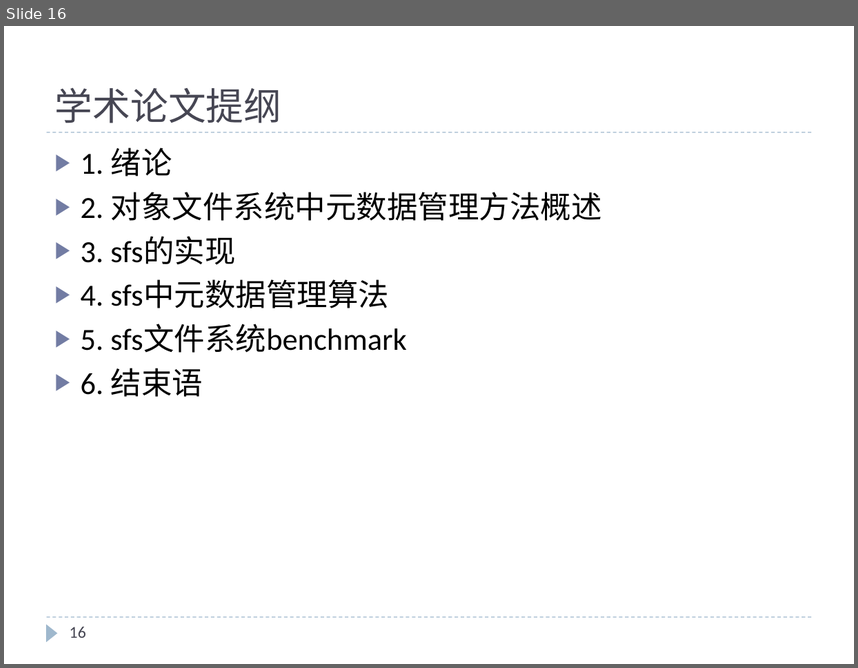
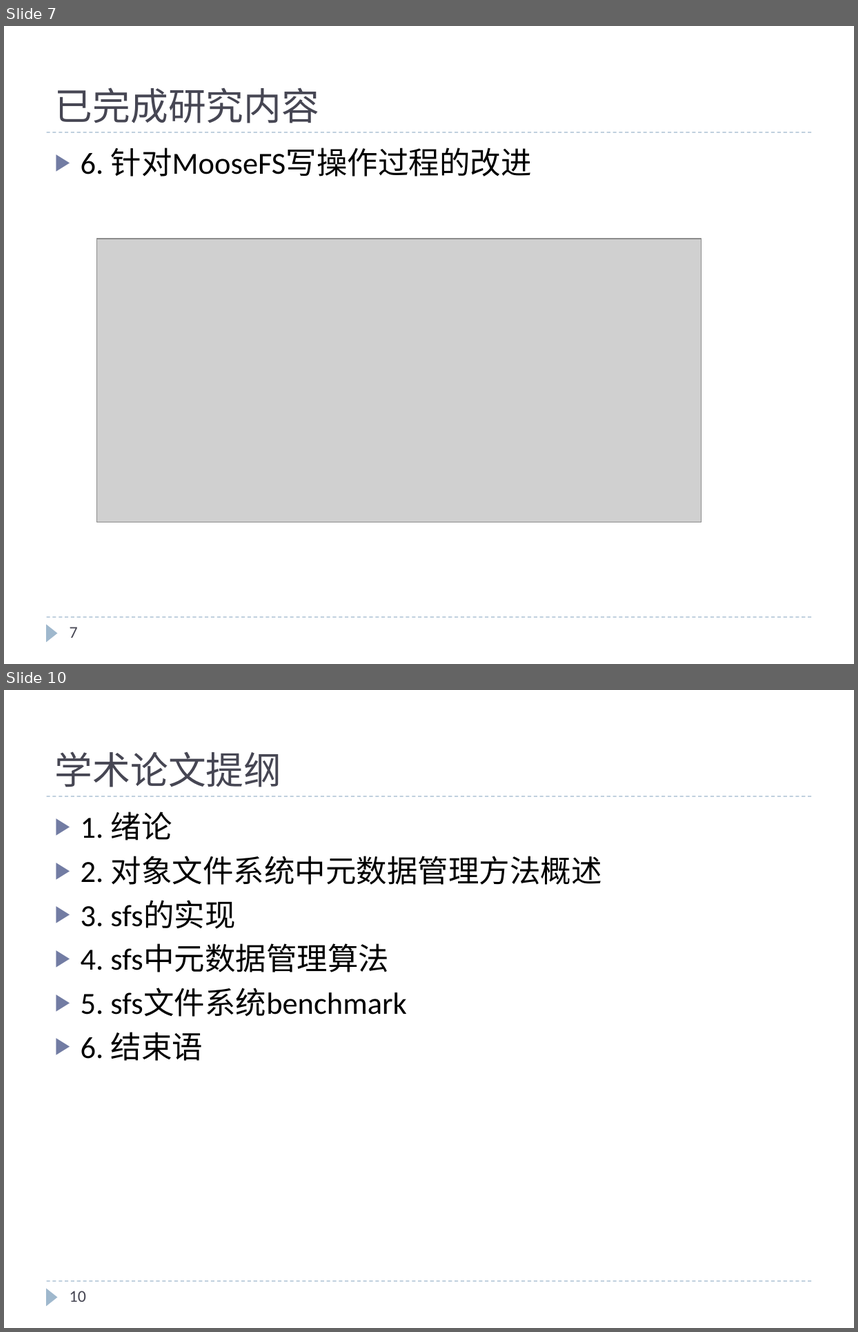
Before and after one commit to cheliequan/idning-paper, a slide deck: draft/中期.pptx. Shown one above the other, each under a label of ours: slide 16 before the commit, slides 7 and 10 after it; the slides between them are not shown. The pictures are 858x668 and 858x1332 pixels, drawn with LibreOffice and Linux fonts; fonts in the diff are those of the drawing; grey boxes stand for pictures. Boxes give left, top, right and bottom in pixels: in the first picture for what was removed or moved away, otherwise in the second. Text is boxed around its words. In the diff, an @@ line names an element or a change of style, - is before the commit and + after.

```diff
--- a/draft/中期.pptx
+++ b/draft/中期.pptx
@@ slide 7 added at (4,26,854,664), background #FFFFFF; not listed: 3 template elements that a slide beside it also shows @@
@@ title added at (55,87,319,123), 32 pt, text #464653 @@
+已完成研究内容
@@ text added at (81,147,532,176), 26 pt, text #000000 @@
+▶ 6. 针对MooseFS写操作过程的改进
@@ picture added at (96,239,701,521) @@
@@ page number added at (70,626,78,637), 14 pt, text #464653 @@
+7
@@ what was slide 16 is now slide 10 @@
@@ page number at (70,1290,86,1301): text changed @@
-16
+10
```
Also in this commit, not shown: 6 slides changed, 3 other slides added, 10 slides removed, 2 other files.
